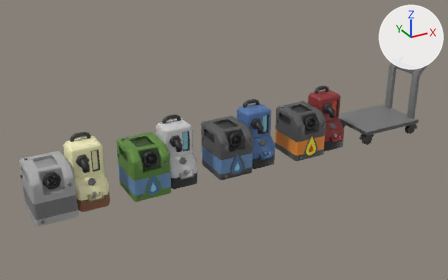
Two versions of the FBX model Assets/Art/Models/Furniture/Machines/Generic/Tanks&Cart.fbx, one commit apart.
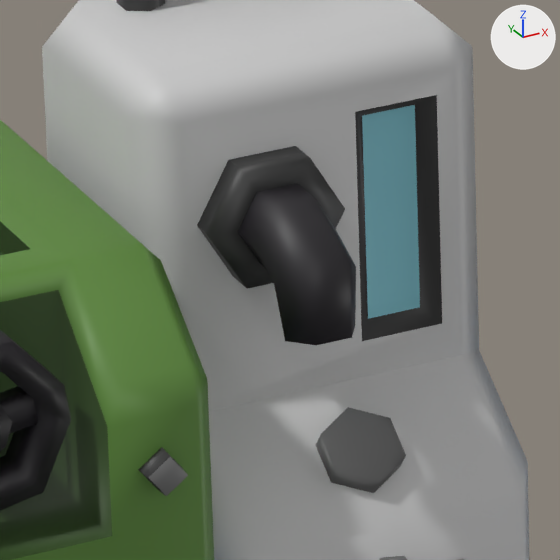
The first picture shows the older version from a 50 mm camera at (-3.3, -5.59, 3.15) aimed at (-0.18, 0.08, 0.31). The close-ups show both versions on the part from 34% to 45% of the width and 44% to 61% of the height of that picture; other places that the commit changed are outside them. The lights are fixed; the arrows at upper right show +X, +Y and +Z. Where no turn or scale is listed for an object, it has been applied to the vertices. Vertices at the same position are counted once.

Before the edit, the objects in view are built like this:
```python
me_watertankhydro = bpy.data.meshes.new('WaterTankHydro')
me_watertankhydro.from_pydata(...)  # 521 vertices, 431 faces; spans x -0.423..0.369, y -0.271..0.367, z -0.011..0.713
me_watertankhydro.materials.append(mat_palette05)  # picture img_palette05_png
ob_watertankhydro = bpy.data.objects.new('WaterTankHydro', me_watertankhydro)
ob_watertankhydro.location = (-1.0, 0.0, 0.0)
```
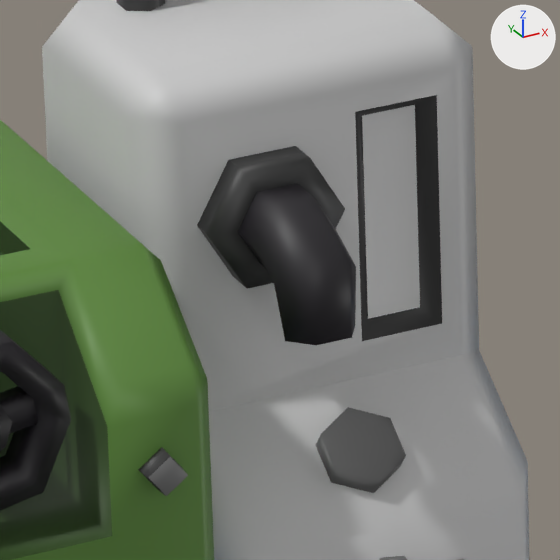
The change in detail:
Material 'Palette05 Emission' (mat_palette05_emission) is new.
Its base color is (0.8, 0.8, 0.8) (white #e7e7e7).
Its roughness is 0.4.
me_watertankhydro has 521 vertices, 431 faces and spans x -0.423..0.369, y -0.271..0.367, z -0.011..0.713.
me_watertankhydro is used by ob_watertankhydro; location (-1.0, 0.0, 0.0).
me_watertankhydro part 1: the 1 face centred in x 0.273, y -0.053, z 0.434 switches from mat_palette05 (picture img_palette05_png) to mat_palette05_emission (white #e7e7e7).
me_watertankhydro now uses material mat_palette05_emission (white #e7e7e7).

Where the change shows, as pixel boxes [x1, y1, x2, y2] in the close-ups (560 x 560 px):
part 1 of me_watertankhydro, recoloured (cyan to grey): [362, 105, 420, 319] in both
